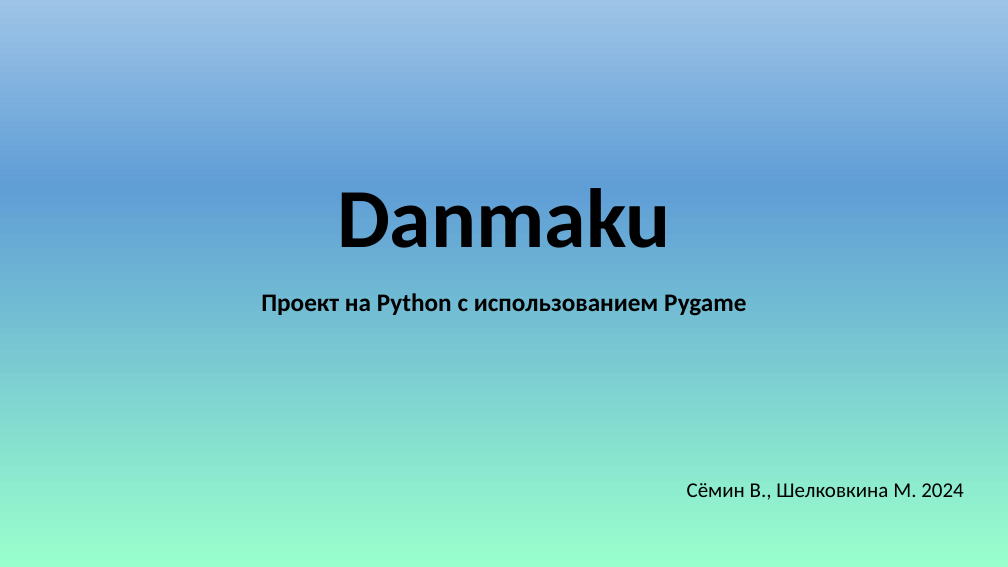
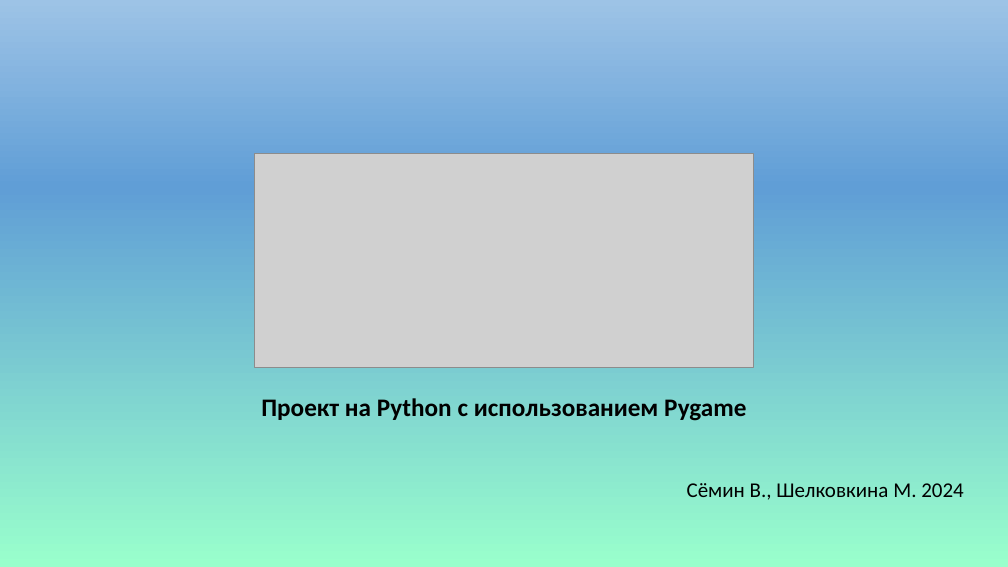
Before and after one commit to Virashu/danmaku, a slide deck: slide 1 of docs/presentation.pptx. Drawn at 1008x567 pixels with LibreOffice and Linux fonts; fonts in the diff are those of the drawing; grey boxes stand for pictures. Boxes give left, top, right and bottom in pixels: in the first picture for what was removed or moved away, otherwise in the second. Text is boxed around its words. In the diff, an @@ line names an element or a change of style, - is before the commit and + after.

```diff
--- a/docs/presentation.pptx
+++ b/docs/presentation.pptx
@@ picture added at [255,154,754,368] @@
@@ title removed at [337,188,670,248] @@
-Danmaku
@@ subtitle "Проект на Python с использованием ...": place and size @@
-subtitle "Проект на Python с использованием ..." at [261,293,746,316]
+subtitle "Проект на Python с использованием ..." at [261,398,746,421]
```
Also in this commit, not shown: 2 other slides changed, 3 slides added, 3 other files.
